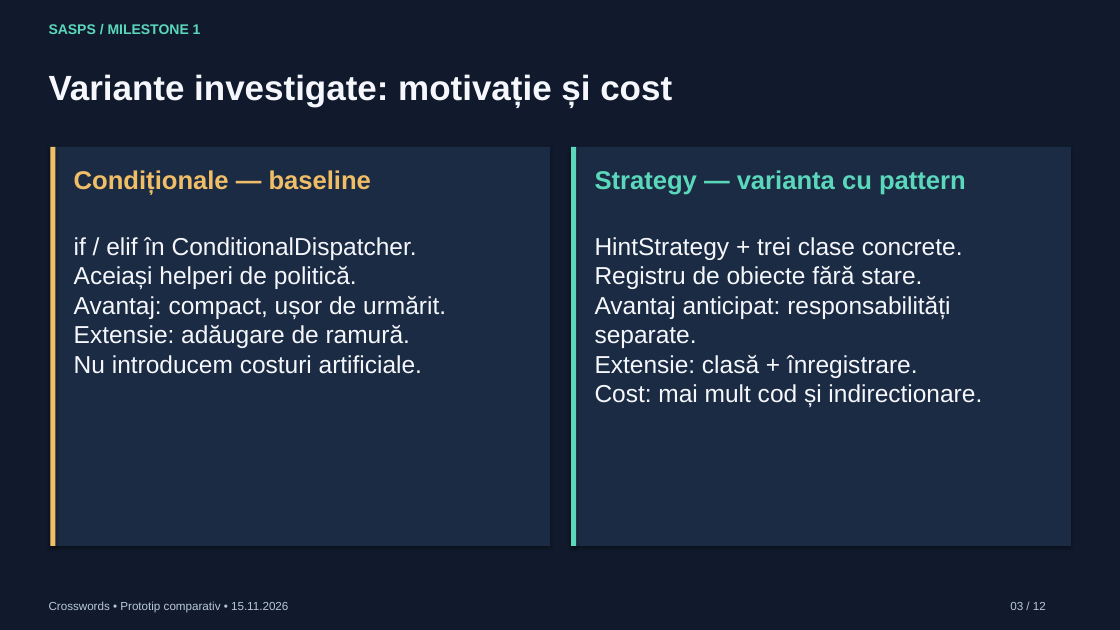
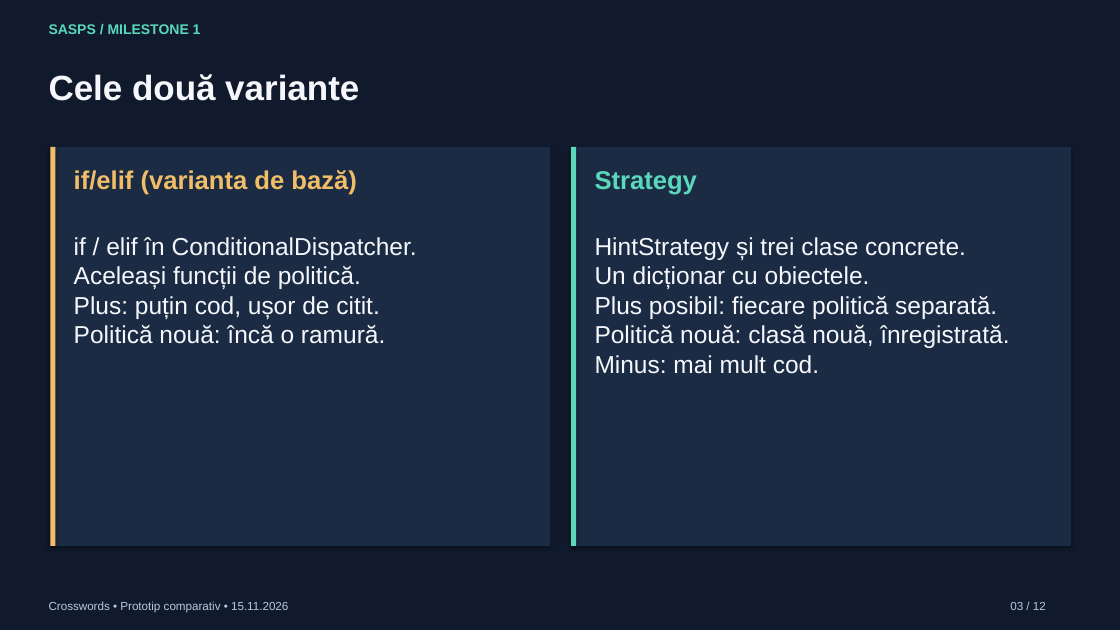
Before and after one commit to nadolualex/sasps-crosswords, a slide deck: slide 3 of presentation/SASPS_M1_Crosswords.pptx. Drawn at 1120x630 pixels with LibreOffice and Linux fonts; fonts in the diff are those of the drawing. Boxes give left, top, right and bottom in pixels: in the first picture for what was removed or moved away, otherwise in the second. Text is boxed around its words. In the diff, an @@ line names an element or a change of style, - is before the commit and + after.

```diff
--- a/presentation/SASPS_M1_Crosswords.pptx
+++ b/presentation/SASPS_M1_Crosswords.pptx
@@ text at (49, 74, 359, 101): text changed @@
-Variante investigate: motivație și cost
+Cele două variante
@@ text at (74, 170, 356, 195): text changed @@
-Condiționale — baseline
+if/elif (varianta de bază)
@@ text at (595, 171, 697, 195): text changed @@
-Strategy — varianta cu pattern
+Strategy
@@ text at (595, 237, 1009, 374): text changed @@
-HintStrategy + trei clase concrete.
-Registru de obiecte fără stare.
-Avantaj anticipat: responsabilități
-separate.
-Extensie: clasă + înregistrare.
-Cost: mai mult cod și indirectionare.
+HintStrategy și trei clase concrete.
+Un dicționar cu obiectele.
+Plus posibil: fiecare politică separată.
+Politică nouă: clasă nouă, înregistrată.
+Minus: mai mult cod.
@@ text at (74, 266, 385, 344): text changed @@
-Aceiași helperi de politică.
-Avantaj: compact, ușor de urmărit.
-Extensie: adăugare de ramură.
-Nu introducem costuri artificiale.
+Aceleași funcții de politică.
+Plus: puțin cod, ușor de citit.
+Politică nouă: încă o ramură.
```
Also in this commit, not shown: 11 other slides changed, 17 other files.
